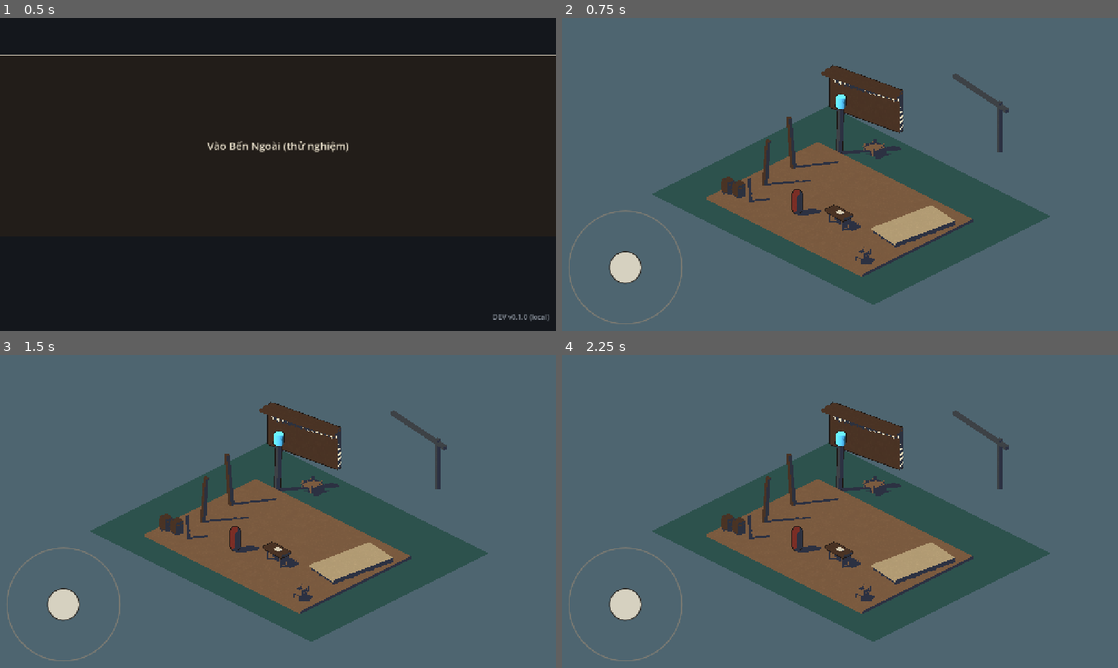
Above: before the commit, frames 1-4 (two rows, left to right).
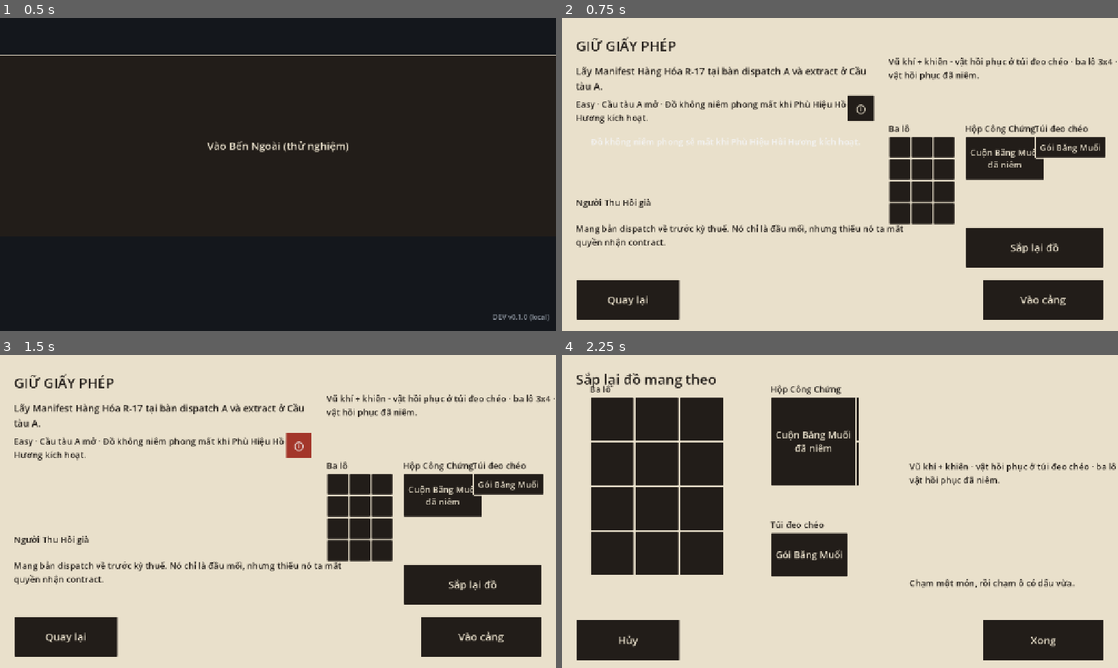
Above: after the commit, the same moments.

Repository: hieuphung41/game-shit
Game: Godot game, scene res://src/boot/boot.tscn
Same seed, same stepped clock (60 frames per second), same inputs: the game is played once before the commit and once after it.
Inputs (mouse positions are in pixels of both pictures, inside the frame that each line leads up to):
- Up to frame 1 (0.5 s): no input
- Up to frame 2 (0.75 s): click "Vào Bến Ngoài (thử nghiệm)" at 0.5 s
- Up to frame 3 (1.5 s): click (300, 445) at 1.25 s, where only the run after the commit has a clickable "ⓘ"
- Up to frame 4 (2.25 s): click (901, 483) at 2.02 s

Frame 1 is identical in both runs. In frame 2, 99% of the frame differs, in the area x 0-100%, y 0-100%; in frame 3, 100%; in frame 4, 99%.

Commit message:
WIP TASK-20261106-75 (blocked) — not reviewed

Diff:
--- a/game/project.godot
+++ b/game/project.godot
@@ -15,6 +15,7 @@
 [autoload]
 
 AppEnv="*res://src/autoload/app_env.gd"
+RunSession="*res://src/flow/run_session.gd"
 
 [display]
 
--- a/game/src/boot/boot.gd
+++ b/game/src/boot/boot.gd
@@ -1,9 +1,7 @@
 extends Control
-## Placeholder boot screen: title plus build/channel label.
-## Replaced by the vertical-slice flow (briefing → run) in later sprints.
+## Entry point for the S02 loop. The button starts S1 briefing, not Zone A.
 
-const OUTER_PIER_SCENE := preload("res://src/world/zone_a_outer_pier.tscn")
-const RETRIEVER_SCENE := preload("res://src/player/retriever.tscn")
+const BRIEFING_FLOW_SCENE := "res://src/flow/briefing_flow.tscn"
 
 @onready var _env_badge: Label = $EnvBadge
 @onready var _build_label: Label = $BuildLabel
@@ -18,11 +16,5 @@
 
 
 func _on_enter_outer_pier_pressed() -> void:
-	get_tree().change_scene_to_node(build_outer_pier_world())
-
-
-func build_outer_pier_world() -> Node3D:
-	var world := OUTER_PIER_SCENE.instantiate() as Node3D
-	var retriever := RETRIEVER_SCENE.instantiate() as CharacterBody3D
-	world.add_child(retriever)
-	return world
+	RunSession.begin_briefing()
+	get_tree().change_scene_to_file(BRIEFING_FLOW_SCENE)
--- /dev/null
+++ b/game/src/flow/briefing_flow.gd
@@ -0,0 +1,54 @@
+class_name BriefingFlow
+extends Node
+## Thin scene adapter for S1/O1. RunSession retains the exact inventory object.
+
+const BOOT_SCENE := "res://src/boot/boot.tscn"
+const OUTER_PIER_RUN_SCENE := "res://src/flow/outer_pier_run.tscn"
+const BRIEFING_SCENE := preload("res://src/ui/briefing/briefing.tscn")
+const LOADOUT_SCENE := preload("res://src/ui/loadout/loadout.tscn")
+
+var _briefing: BriefingScreen
+var _loadout: LoadoutScreen
+
+
+func _ready() -> void:
+	if RunSession.inventory == null:
+		RunSession.begin_briefing()
+	_show_briefing()
+
+
+func _show_briefing() -> void:
+	_briefing = BRIEFING_SCENE.instantiate() as BriefingScreen
+	add_child(_briefing)
+	_briefing.open_with_inventory(RunSession.inventory)
+	_briefing.loadout_requested.connect(_open_loadout)
+	_briefing.enter_outer_pier_requested.connect(_enter_outer_pier)
+	_briefing.back_requested.connect(_return_to_boot)
+
+
+func _open_loadout(inventory: RetrieverInventory) -> void:
+	if _loadout != null:
+		return
+	_loadout = LOADOUT_SCENE.instantiate() as LoadoutScreen
+	add_child(_loadout)
+	_loadout.open_with_inventory(inventory)
+	_loadout.finished.connect(_close_loadout)
+	_loadout.cancelled.connect(_close_loadout)
+
+
+func _close_loadout(_inventory: RetrieverInventory) -> void:
+	if _loadout == null:
+		return
+	_loadout.queue_free()
+	_loadout = null
+	_briefing.refresh()
+
+
+func _enter_outer_pier(inventory: RetrieverInventory) -> void:
+	RunSession.begin_run(inventory)
+	get_tree().change_scene_to_file(OUTER_PIER_RUN_SCENE)
+
+
+func _return_to_boot() -> void:
+	RunSession.clear()
+	get_tree().change_scene_to_file(BOOT_SCENE)
--- /dev/null
+++ b/game/src/flow/briefing_flow.tscn
@@ -0,0 +1,6 @@
+[gd_scene load_steps=2 format=3]
+
+[ext_resource type="Script" path="res://src/flow/briefing_flow.gd" id="1_briefing_flow"]
+
+[node name="BriefingFlow" type="Node"]
+script = ExtResource("1_briefing_flow")
--- /dev/null
+++ b/game/src/flow/outer_pier_run.gd
@@ -0,0 +1,235 @@
+class_name OuterPierRun
+extends Node3D
+## Scene adapter for the playable Contract 1 loop. ExtractPierAFlow remains the
+## source of truth for run state; this node only translates zones and UI intent.
+
+const BOOT_SCENE := "res://src/boot/boot.tscn"
+const WORLD_SCENE := preload("res://src/world/zone_a_outer_pier.tscn")
+const RETRIEVER_SCENE := preload("res://src/player/retriever.tscn")
+const HUD_SCENE := preload("res://src/ui/hud/extract_hud.tscn")
+const PICKUP_CARD_SCENE := preload("res://src/ui/pickup/pickup_card.tscn")
+const PICKUP_PANEL_SCENE := preload("res://src/ui/pickup/pickup_panel.tscn")
+const CONFIRM_SCENE := preload("res://src/ui/confirm/confirm_dialog.tscn")
+const SUMMARY_SCENE := preload("res://src/ui/summary/extract_summary_screen.tscn")
+
+const BEACON_ZONE_RADIUS_M := 3.0
+const BOARD_ZONE_RADIUS_M := 1.5
+
+var flow: ExtractPierAFlow
+var _world: Node3D
+var _retriever: CharacterBody3D
+var _hud: ExtractHud
+var _hud_layer: CanvasLayer
+var _overlay_layer: CanvasLayer
+var _overlay: Control
+var _desk_in_range := false
+var _manifest_placeholder: MeshInstance3D
+
+
+func _ready() -> void:
+	if RunSession.inventory == null:
+		RunSession.begin_briefing()
+	if RunSession.extract_flow == null:
+		RunSession.begin_run(RunSession.inventory)
+	flow = RunSession.extract_flow
+	_create_world()
+	_create_hud()
+	flow.call_confirm_opened.connect(_on_call_confirm_opened)
+	flow.call_confirm_closed.connect(_on_call_confirm_closed)
+	flow.desk_state_changed.connect(_on_desk_state_changed)
+	flow.extract_succeeded.connect(_on_extract_succeeded)
+
+
+func _process(delta: float) -> void:
+	flow.tick(delta)
+
+
+func set_dispatch_in_range(inside: bool) -> void:
+	_desk_in_range = inside
+	_hud.set_desk_in_range(inside)
+
+
+func set_beacon_in_range(inside: bool) -> void:
+	flow.set_in_beacon_zone(inside)
+	_hud.refresh()
+
+
+func set_board_in_range(inside: bool) -> void:
+	flow.set_in_board_zone(inside)
+	_hud.refresh()
+
+
+func request_dispatch() -> void:
+	if _desk_in_range and flow.desk_state == ExtractPierAFlow.DeskState.HAS_MANIFEST:
+		_open_dispatch_card()
+
+
+func request_call() -> void:
+	flow.request_call()
+
+
+func request_board() -> void:
+	if flow.can_board():
+		flow.board()
+
+
+func _create_world() -> void:
+	_world = WORLD_SCENE.instantiate() as Node3D
+	_world.name = "ZoneAOuterPier"
+	add_child(_world)
+	_retriever = RETRIEVER_SCENE.instantiate() as CharacterBody3D
+	_world.add_child(_retriever)
+	_manifest_placeholder = _world.get_node_or_null("DispatchDesk/ManifestPlaceholder") as MeshInstance3D
+	_create_zone("DispatchZone", _world.get_node("DispatchDesk") as Node3D, DispatchInteraction.DESK_INTERACT_RADIUS_M, _on_dispatch_entered, _on_dispatch_exited)
+	_create_zone("BeaconZoneA", _world.get_node("BeaconA") as Node3D, BEACON_ZONE_RADIUS_M, _on_beacon_entered, _on_beacon_exited)
+	_create_zone("BoardZoneA", _world.get_node("ExtractPierA") as Node3D, BOARD_ZONE_RADIUS_M, _on_board_entered, _on_board_exited)
+
+
+func _create_zone(zone_name: String, anchor: Node3D, radius_m: float, entered: Callable, exited: Callable) -> void:
+	var zone := ProximityZone3D.new()
+	zone.name = zone_name
+	_world.add_child(zone)
+	zone.configure(anchor, radius_m)
+	zone.retriever_entered.connect(entered)
+	zone.retriever_exited.connect(exited)
+
+
+func _create_hud() -> void:
+	_hud_layer = CanvasLayer.new()
+	_hud_layer.name = "HudLayer"
+	_hud_layer.layer = 10
+	add_child(_hud_layer)
+	_hud = HUD_SCENE.instantiate() as ExtractHud
+	_hud_layer.add_child(_hud)
+	_hud.set_flow(flow)
+	_hud.set_desk_in_range(_desk_in_range)
+	_hud.dispatch_requested.connect(request_dispatch)
+	_hud.call_requested.connect(request_call)
+	_hud.board_requested.connect(request_board)
+	_hud.inventory_requested.connect(_open_inventory_view)
+	_overlay_layer = CanvasLayer.new()
+	_overlay_layer.name = "OverlayLayer"
+	_overlay_layer.layer = 20
+	add_child(_overlay_layer)
+
+
+func _open_dispatch_card() -> void:
+	var card := PICKUP_CARD_SCENE.instantiate() as ManifestPickupCard
+	_present_overlay(card)
+	card.pickup_requested.connect(_open_pickup_panel)
+	card.closed.connect(_close_overlay)
+	card.skipped.connect(_close_overlay)
+
+
+func _open_pickup_panel() -> void:
+	if RunSession.ground_manifest == null:
+		_close_overlay()
+		return
+	var panel := PICKUP_PANEL_SCENE.instantiate() as ManifestPickupPanel
+	_present_overlay(panel)
+	panel.open_pickup(RunSession.inventory, RunSession.ground_manifest)
+	panel.manifest_placed.connect(_on_manifest_placed)
+	panel.closed.connect(_on_pickup_panel_closed)
+
+
+func _open_inventory_view() -> void:
+	var panel := PICKUP_PANEL_SCENE.instantiate() as ManifestPickupPanel
+	_present_overlay(panel)
+	panel.open_view(RunSession.inventory)
+	panel.closed.connect(_on_pickup_panel_closed)
+
+
+func _on_manifest_placed(_target: StringName, _anchor: Vector2i) -> void:
+	RunSession.ground_manifest = null
+
+
+func _on_pickup_panel_closed(_placed: bool) -> void:
+	_close_overlay()
+
+
+func _on_call_confirm_opened() -> void:
+	var dialog := CONFIRM_SCENE.instantiate() as ConfirmDialog
+	dialog.configure(&"EXTRACT_CONFIRM_TITLE", &"EXTRACT_CONFIRM_BODY", &"EXTRACT_CONFIRM_ACCEPT", &"EXTRACT_CONFIRM_CANCEL", {"seconds": int(ExtractPierAFlow.EXTRACT_HOLD_SECONDS)})
+	_present_overlay(dialog)
+	dialog.accepted.connect(_confirm_call)
+	dialog.cancelled.connect(_cancel_call)
+
+
+func _confirm_call() -> void:
+	flow.confirm_call()
+
+
+func _cancel_call() -> void:
+	flow.cancel_call()
+
+
+func _on_call_confirm_closed(_confirmed: bool) -> void:
+	if _overlay is ConfirmDialog:
+		_close_overlay()
+
+
+func _on_extract_succeeded(summary: ExtractSummary) -> void:
+	_hud.visible = false
+	var screen := SUMMARY_SCENE.instantiate() as ExtractSummaryScreen
+	_present_overlay(screen)
+	screen.show_summary(summary, RunSession.inventory.registry)
+	screen.hub_requested.connect(_return_to_boot)
+
+
+func _return_to_boot() -> void:
+	RunSession.clear()
+	var result := get_tree().change_scene_to_file(BOOT_SCENE)
+	if result != OK and _overlay is ExtractSummaryScreen:
+		(_overlay as ExtractSummaryScreen).show_scene_load_error()
+
+
+func _on_desk_state_changed(state: int) -> void:
+	if _manifest_placeholder != null:
+		_manifest_placeholder.visible = state == ExtractPierAFlow.DeskState.HAS_MANIFEST
+	_hud.refresh()
+
+
+func _on_dispatch_entered() -> void:
+	set_dispatch_in_range(true)
+
+
+func _on_dispatch_exited() -> void:
+	set_dispatch_in_range(false)
+
+
+func _on_beacon_entered() -> void:
+	set_beacon_in_range(true)
+
+
+func _on_beacon_exited() -> void:
+	set_beacon_in_range(false)
+
+
+func _on_board_entered() -> void:
+	set_board_in_range(true)
+
+
+func _on_board_exited() -> void:
+	set_board_in_range(false)
+
+
+func _present_overlay(next_overlay: Control) -> void:
+	_close_overlay(false)
+	_overlay = next_overlay
+	_overlay_layer.add_child(_overlay)
+	_hud.set_overlay_open(true)
+	_set_retriever_control_enabled(false)
+
+
+func _close_overlay(restore_control: bool = true) -> void:
+	if _overlay != null:
+		_overlay.queue_free()
+		_overlay = null
+	_hud.set_overlay_open(false)
+	if restore_control and flow.extract_state != ExtractPierAFlow.ExtractState.S10_SUCCESS:
+		_set_retriever_control_enabled(true)
+
+
+func _set_retriever_control_enabled(enabled: bool) -> void:
+	if _retriever != null:
+		_retriever.set_physics_process(enabled)
--- /dev/null
+++ b/game/src/flow/outer_pier_run.tscn
@@ -0,0 +1,6 @@
+[gd_scene load_steps=2 format=3]
+
+[ext_resource type="Script" path="res://src/flow/outer_pier_run.gd" id="1_outer_pier_run"]
+
+[node name="OuterPierRun" type="Node3D"]
+script = ExtResource("1_outer_pier_run")
--- /dev/null
+++ b/game/src/flow/run_session.gd
@@ -0,0 +1,44 @@
+extends Node
+## Owns the in-memory Contract 1 run between scene changes. S02 deliberately
+## does not persist this data; returning to Boot clears it.
+
+const MANIFEST_UID := 100
+
+var inventory: RetrieverInventory
+var extract_flow: ExtractPierAFlow
+var ground_manifest: ItemInstance
+
+
+func begin_briefing() -> RetrieverInventory:
+	clear()
+	inventory = StarterInventoryFactory.create()
+	_ensure_manifest_definition()
+	return inventory
+
+
+func begin_run(p_inventory: RetrieverInventory) -> ExtractPierAFlow:
+	inventory = p_inventory
+	_ensure_manifest_definition()
+	extract_flow = ExtractPierAFlow.new()
+	extract_flow.setup(inventory)
+	ground_manifest = ItemInstance.new(MANIFEST_UID, inventory.registry.get_def(ExtractPierAFlow.MANIFEST_DEF_ID))
+	return extract_flow
+
+
+func clear() -> void:
+	inventory = null
+	extract_flow = null
+	ground_manifest = null
+
+
+func _ensure_manifest_definition() -> void:
+	if inventory == null or inventory.registry.get_def(ExtractPierAFlow.MANIFEST_DEF_ID) != null:
+		return
+	var manifest := ItemDef.new()
+	manifest.id = ExtractPierAFlow.MANIFEST_DEF_ID
+	manifest.display_name_key = &"CARD_MANIFEST_R17_NAME"
+	manifest.size = Vector2i.ONE
+	manifest.sealable = true
+	manifest.item_category = ItemDef.Category.EVIDENCE
+	manifest.claim_id = &"house_hac_thue"
+	inventory.registry.add(manifest)
--- /dev/null
+++ b/game/src/interact/dispatch_interaction.gd
@@ -0,0 +1,11 @@
+class_name DispatchInteraction
+extends RefCounted
+## Pure dispatch-desk range rule. The scene adapter owns Area3D lifecycle.
+
+const DESK_INTERACT_RADIUS_M := 2.0
+
+
+static func is_in_range(retriever_position: Vector3, desk_position: Vector3, radius: float = DESK_INTERACT_RADIUS_M) -> bool:
+	var horizontal_delta := retriever_position - desk_position
+	horizontal_delta.y = 0.0
+	return horizontal_delta.length_squared() <= radius * radius
--- /dev/null
+++ b/game/src/interact/proximity_zone_3d.gd
@@ -0,0 +1,44 @@
+class_name ProximityZone3D
+extends Area3D
+## Area3D adapter for world anchors. Its owner supplies the ExtractPierAFlow
+## setters, leaving the flow itself scene-free.
+
+signal retriever_entered()
+signal retriever_exited()
+
+var radius_m := 1.0
+
+
+func configure(anchor: Node3D, p_radius_m: float) -> void:
+	radius_m = p_radius_m
+	if anchor.is_inside_tree():
+		global_position = anchor.global_position
+	else:
+		position = anchor.position
+	var collision := get_node_or_null("CollisionShape3D") as CollisionShape3D
+	if collision == null:
+		collision = CollisionShape3D.new()
+		collision.name = "CollisionShape3D"
+		add_child(collision)
+	var shape := SphereShape3D.new()
+	shape.radius = radius_m
+	collision.shape = shape
+
+
+func _ready() -> void:
+	monitoring = true
+	monitorable = false
+	collision_layer = 0
+	collision_mask = 1
+	body_entered.connect(_on_body_entered)
+	body_exited.connect(_on_body_exited)
+
+
+func _on_body_entered(body: Node3D) -> void:
+	if body is CharacterBody3D:
+		retriever_entered.emit()
+
+
+func _on_body_exited(body: Node3D) -> void:
+	if body is CharacterBody3D:
+		retriever_exited.emit()
--- /dev/null
+++ b/game/tests/unit/test_dispatch_interaction.gd
@@ -0,0 +1,28 @@
+extends RefCounted
+
+
+func test_dispatch_range_uses_horizontal_two_metre_radius(t) -> bool:
+	var desk := Vector3(4.0, 0.0, -2.0)
+	t.ok(DispatchInteraction.is_in_range(Vector3(6.0, 4.0, -2.0), desk), "vertical offset does not reject a retriever at the radius")
+	t.ok(not DispatchInteraction.is_in_range(Vector3(6.01, 0.0, -2.0), desk), "retriever beyond the radius is out of range")
+	return true
+
+
+func test_proximity_zone_uses_the_anchor_position_and_a_sphere_shape(t) -> bool:
+	var root := Node3D.new()
+	var anchor := Node3D.new()
+	anchor.position = Vector3(3.0, 0.0, -5.0)
+	root.add_child(anchor)
+	var zone := ProximityZone3D.new()
+	root.add_child(zone)
+	zone.configure(anchor, 2.0)
+	t.tree.root.add_child(root)
+	await t.tree.process_frame
+	var collision := zone.get_node_or_null("CollisionShape3D") as CollisionShape3D
+	var sphere := collision.shape as SphereShape3D if collision != null else null
+	t.ok(zone.global_position.is_equal_approx(anchor.global_position), "zone follows its world anchor instead of a mesh child")
+	t.ok(sphere != null and is_equal_approx(sphere.radius, 2.0), "zone has the configured interaction radius")
+	t.eq(zone.collision_mask, 1, "zone detects the Retriever collision layer")
+	root.queue_free()
+	await t.tree.process_frame
+	return true
--- /dev/null
+++ b/game/tests/unit/test_flow_loop.gd
@@ -0,0 +1,94 @@
+extends RefCounted
+
+const OUTER_PIER_RUN_SCENE := preload("res://src/flow/outer_pier_run.tscn")
+
+
+func test_flow_loop_reaches_success_summary_through_context_signals(t) -> bool:
+	var run := await _new_run(t)
+	if run == null:
+		return true
+	var world := run.get_node_or_null("ZoneAOuterPier") as Node3D
+	var dispatch := world.get_node_or_null("DispatchDesk") as Node3D if world != null else null
+	var beacon := world.get_node_or_null("BeaconA") as Node3D if world != null else null
+	var dispatch_zone := world.get_node_or_null("DispatchZone") as ProximityZone3D if world != null else null
+	var beacon_zone := world.get_node_or_null("BeaconZoneA") as ProximityZone3D if world != null else null
+	t.ok(dispatch_zone != null and dispatch_zone.global_position.is_equal_approx(dispatch.global_position), "dispatch zone is anchored to DispatchDesk")
+	t.ok(beacon_zone != null and beacon_zone.global_position.is_equal_approx(beacon.global_position), "beacon zone is anchored to BeaconA")
+	run.set_dispatch_in_range(true)
+	run._hud.dispatch_requested.emit()
+	var card := run._overlay as ManifestPickupCard
+	t.ok(card != null, "dispatch context opens the Manifest card")
+	if card == null:
+		run.queue_free()
+		return true
+	card._opened_at_msec = -1000
+	card.pickup_requested.emit()
+	await t.tree.process_frame
+	var panel := run._overlay as ManifestPickupPanel
+	t.ok(panel != null, "Manifest card opens the placement panel")
+	if panel == null:
+		run.queue_free()
+		return true
+	panel._opened_at_msec = -1000
+	panel.tap_cell(RetrieverInventory.BACKPACK, Vector2i.ZERO)
+	t.eq(run.flow.extract_state, ExtractPierAFlow.ExtractState.E1_CALLABLE, "placing Manifest enables beacon E1")
+	t.eq(run.flow.desk_state, ExtractPierAFlow.DeskState.EMPTY, "dispatch desk empties after valid placement")
+	var placeholder := world.get_node_or_null("DispatchDesk/ManifestPlaceholder") as MeshInstance3D
+	t.ok(placeholder != null and not placeholder.visible, "world desk hides its Manifest after pickup")
+	panel.closed.emit(true)
+	await t.tree.process_frame
+	run.set_beacon_in_range(true)
+	run._hud.call_requested.emit()
+	var dialog := run._overlay as ConfirmDialog
+	t.ok(dialog != null, "E1 context opens call confirmation")
+	if dialog == null:
+		run.queue_free()
+		return true
+	dialog._opened_at_msec = -1000
+	dialog.accepted.emit()
+	t.eq(run.flow.extract_state, ExtractPierAFlow.ExtractState.S7_CALL_ACCEPTED, "call confirmation starts S7")
+	for _step in 6:
+		run._process(0.25)
+	t.eq(run.flow.extract_state, ExtractPierAFlow.ExtractState.S8_HOLD, "delta ticking enters hold state")
+	for _step in 80:
+		run._process(0.25)
+	t.eq(run.flow.extract_state, ExtractPierAFlow.ExtractState.S9_BOAT_READY, "hold timer reaches boat-ready state")
+	run.set_board_in_range(true)
+	run._hud.board_requested.emit()
+	await t.tree.process_frame
+	var summary := run._overlay as ExtractSummaryScreen
+	t.ok(summary != null, "boarding through the HUD opens S10 success summary")
+	t.eq(run.flow.extract_state, ExtractPierAFlow.ExtractState.S10_SUCCESS, "run is complete only after board")
+	run.queue_free()
+	RunSession.clear()
+	await t.tree.process_frame
+	return true
+
+
+func test_flow_overlay_pauses_and_restores_retriever_control(t) -> bool:
+	var run := await _new_run(t)
+	if run == null:
+		return true
+	run.set_dispatch_in_range(true)
+	run.request_dispatch()
+	t.ok(not run._retriever.is_physics_processing(), "an open overlay stops Retriever movement")
+	var card := run._overlay as ManifestPickupCard
+	if card != null:
+		card.closed.emit()
+	await t.tree.process_frame
+	t.ok(run._retriever.is_physics_processing(), "closing the overlay returns Retriever control")
+	run.queue_free()
+	RunSession.clear()
+	await t.tree.process_frame
+	return true
+
+
+func _new_run(t) -> OuterPierRun:
+	RunSession.begin_briefing()
+	RunSession.begin_run(RunSession.inventory)
+	var run := OUTER_PIER_RUN_SCENE.instantiate() as OuterPierRun
+	if not t.ok(run != null, "OuterPierRun scene loads"):
+		return null
+	t.tree.root.add_child(run)
+	await t.tree.process_frame
+	return run
--- a/game/tests/unit/test_player_retriever.gd
+++ b/game/tests/unit/test_player_retriever.gd
@@ -120,14 +120,36 @@
 		t.ok(enter_button.pressed.is_connected(Callable(boot, &"_on_enter_outer_pier_pressed")), "entry button is connected to the Zone A transition")
 		enter_button.pressed.emit()
 		await t.tree.process_frame
-		var world := t.tree.current_scene as Node3D
-		t.ok(world != null, "entry button changes to a current Zone A scene")
-		if world != null:
-			t.eq(world.scene_file_path, WORLD_SCENE_PATH, "entry button changes to Zone A")
-			t.ok(world.get_node_or_null("Retriever") is CharacterBody3D, "Zone A contains the Retriever after entry")
-			world.queue_free()
+		var briefing_flow := t.tree.current_scene as BriefingFlow
+		t.ok(briefing_flow != null, "entry button changes to the briefing flow")
+		if briefing_flow != null:
+			t.ok(briefing_flow.get_node_or_null("Briefing") is BriefingScreen, "briefing is shown before Zone A")
+			var briefing := briefing_flow.get_node_or_null("Briefing") as BriefingScreen
+			var enter := _button_with_text(briefing, "BRIEFING_BUTTON_ENTER")
+			t.ok(enter != null and not enter.disabled, "briefing entry remains interactive after Boot creates the session")
+			var edit_loadout := _button_with_text(briefing, "BRIEFING_BUTTON_EDIT_LOADOUT")
+			t.ok(edit_loadout != null and not edit_loadout.disabled, "briefing includes an interactive loadout button")
+			if edit_loadout != null:
+				briefing._opened_at_msec = -1000
+				edit_loadout.pressed.emit()
+				await t.tree.process_frame
+				var loadout := briefing_flow.get_node_or_null("Loadout") as LoadoutScreen
+				var done := _button_with_text(loadout, "LOADOUT_BUTTON_DONE")
+				t.ok(done != null and not done.disabled, "loadout opens with its completion button")
+			briefing_flow.queue_free()
 	if is_instance_valid(boot):
 		boot.queue_free()
 	await t.tree.process_frame
+	RunSession.clear()
 	AppEnv.load_for(original_channel)
 	return true
+
+
+func _button_with_text(parent: Control, key: String) -> Button:
+	if parent == null:
+		return null
+	for child in parent.get_children():
+		var button := child as Button
+		if button != null and button.text == tr(key):
+			return button
+	return null
Not shown, added: game/src/flow/briefing_flow.gd.uid
Not shown, added: game/src/flow/outer_pier_run.gd.uid
Not shown, added: game/src/flow/run_session.gd.uid
Not shown, added: game/src/interact/dispatch_interaction.gd.uid
Not shown, added: game/src/interact/proximity_zone_3d.gd.uid
Not shown, added: game/tests/unit/test_dispatch_interaction.gd.uid
Not shown, added: game/tests/unit/test_flow_loop.gd.uid
